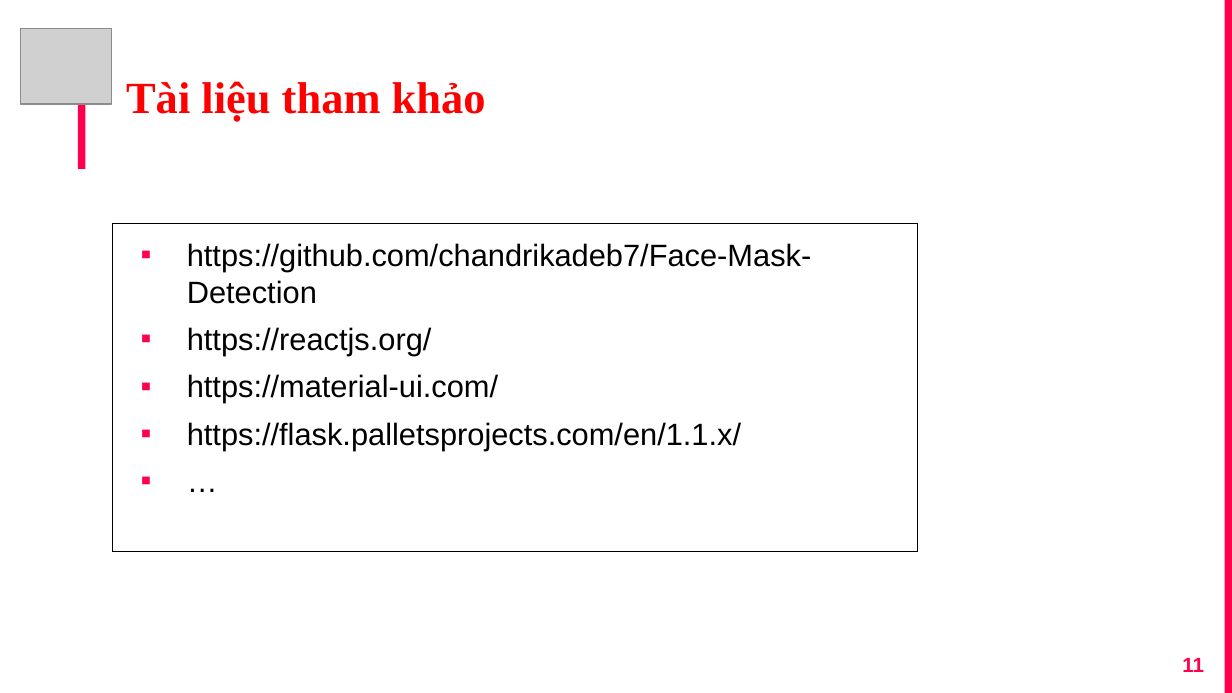
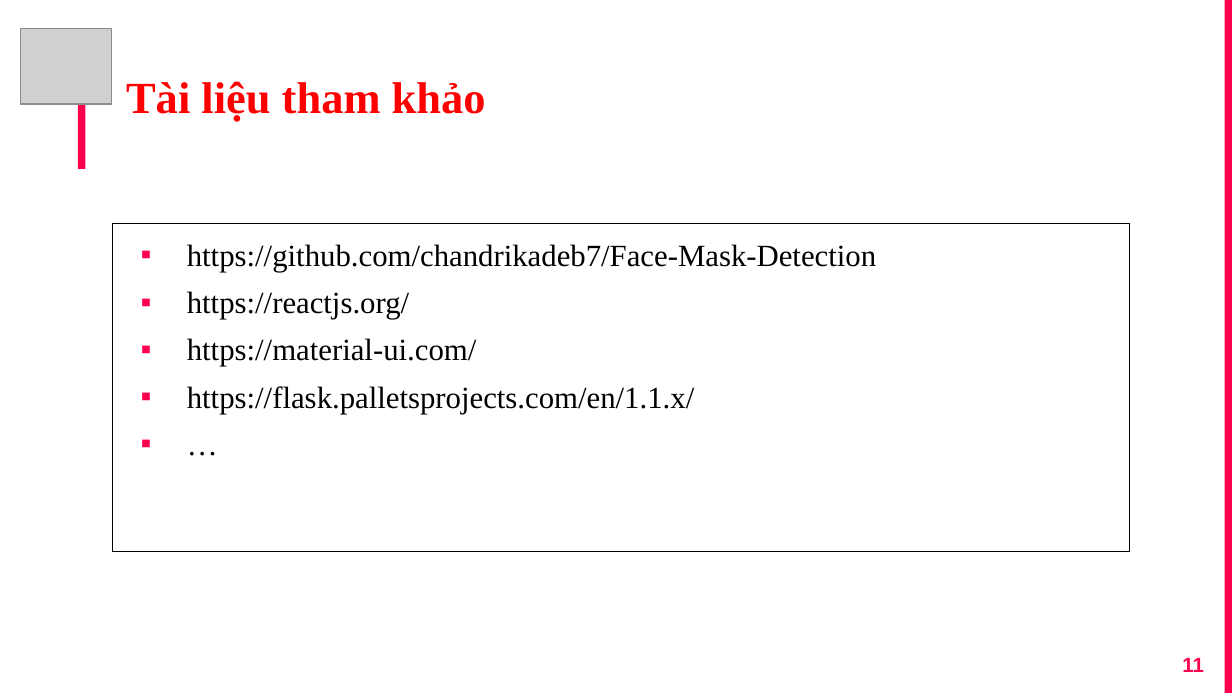
Before and after one commit to ducxd11041999/MaskDetectionV2, a slide deck: slide 11 of Presentation.pptx. Drawn at 1232x693 pixels with LibreOffice and Linux fonts; fonts in the diff are those of the drawing; grey boxes stand for pictures. Boxes give left, top, right and bottom in pixels: in the first picture for what was removed or moved away, otherwise in the second. Text is boxed around its words. In the diff, an @@ line names an element or a change of style, - is before the commit and + after.

```diff
--- a/Presentation.pptx
+++ b/Presentation.pptx
@@ text "https://github.com/chandrikadeb7/Face-Mask-Detection": place and size @@
-text "https://github.com/chandrikadeb7/Face-Mask-Detection" at [113,223,918,552]
+text "https://github.com/chandrikadeb7/Face-Mask-Detection" at [113,223,1130,552]
@@ text "https://github.com/chandrikadeb7/Face-Mask-Detection" at [113,223,1130,552]: font Arial to Times New Roman @@
```
Also in this commit, not shown: 7 other slides changed, 6 other files.
